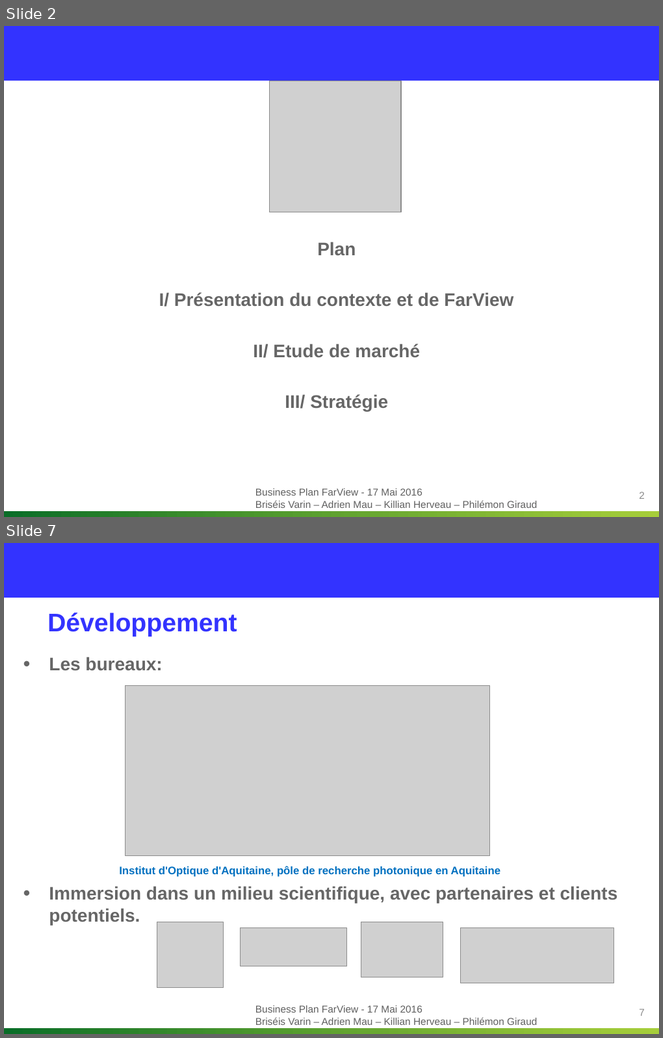
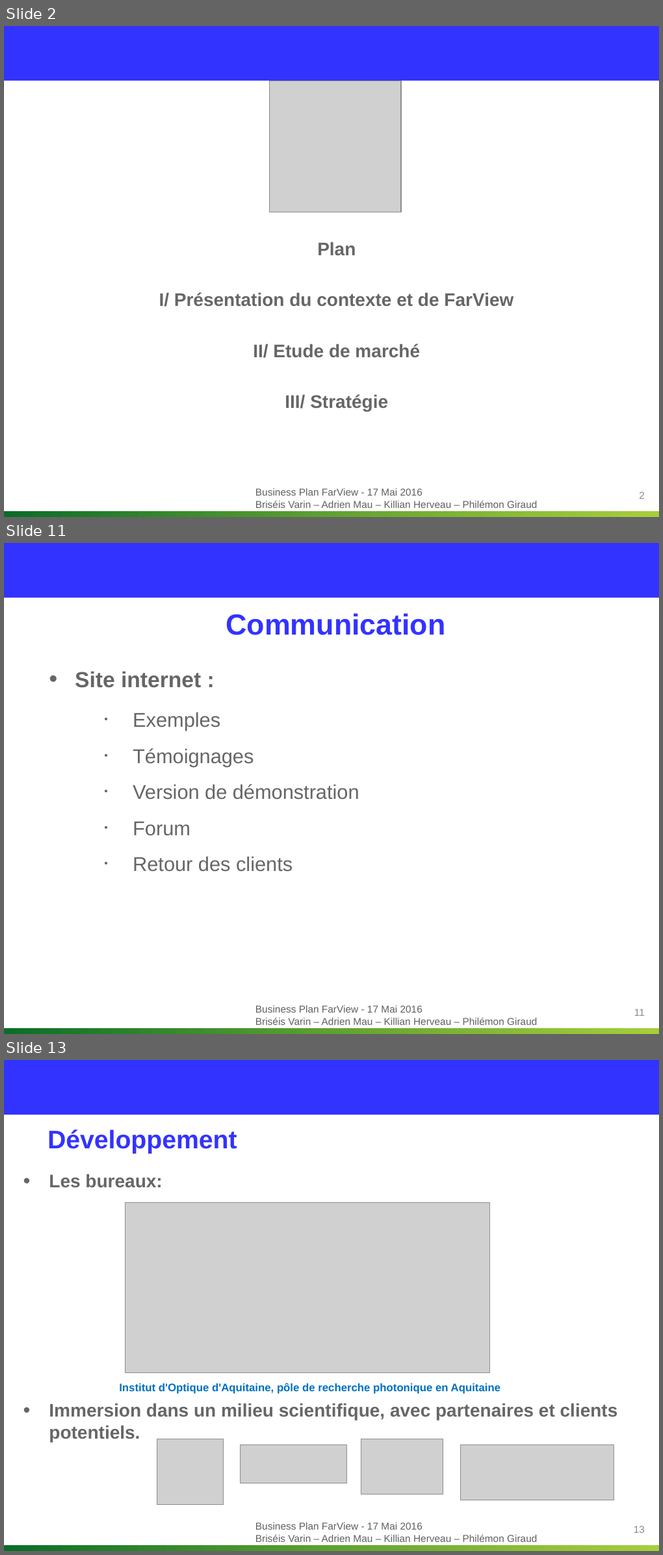
Before and after one commit to Killian-Herveau/PIMS, a slide deck: OppAffaire/Présentation orale/Partie Philémon.pptx. Shown one above the other, each under a label of ours: slides 2 and 7 before the commit, slides 2, 11 and 13 after it; the slides between them are not shown. The pictures are 663x1038 and 663x1555 pixels, drawn with LibreOffice and Linux fonts; fonts in the diff are those of the drawing; grey boxes stand for pictures; background and template pictures are left out. Boxes give left, top, right and bottom in pixels: in the first picture for what was removed or moved away, otherwise in the second. Text is boxed around its words. In the diff, an @@ line names an element or a change of style, - is before the commit and + after.

```diff
--- a/OppAffaire/Présentation orale/Partie Philémon.pptx
+++ b/OppAffaire/Présentation orale/Partie Philémon.pptx
@@ slide 11 added at [4, 543, 659, 1034], background #FFFFFF; not listed: 3 template elements that a slide beside it also shows @@
@@ title added at [226, 613, 445, 635], 32 pt, text #3333FF, bold @@
+Communication
@@ text added at [75, 671, 360, 872], 22 pt, text #666666 @@
+• Site internet :
+  • Exemples
+  • Témoignages
+  • Version de démonstration
+  • Forum
+  • Retour des clients
@@ page number added at [634, 1009, 645, 1016], 11 pt, text #8C8C8C @@
+11
@@ what was slide 7 is now slide 13 @@
@@ page number at [634, 1526, 645, 1533]: text changed @@
-7
+13
```
Also in this commit, not shown: 4 slides changed, 7 other slides added, 2 slides removed.
